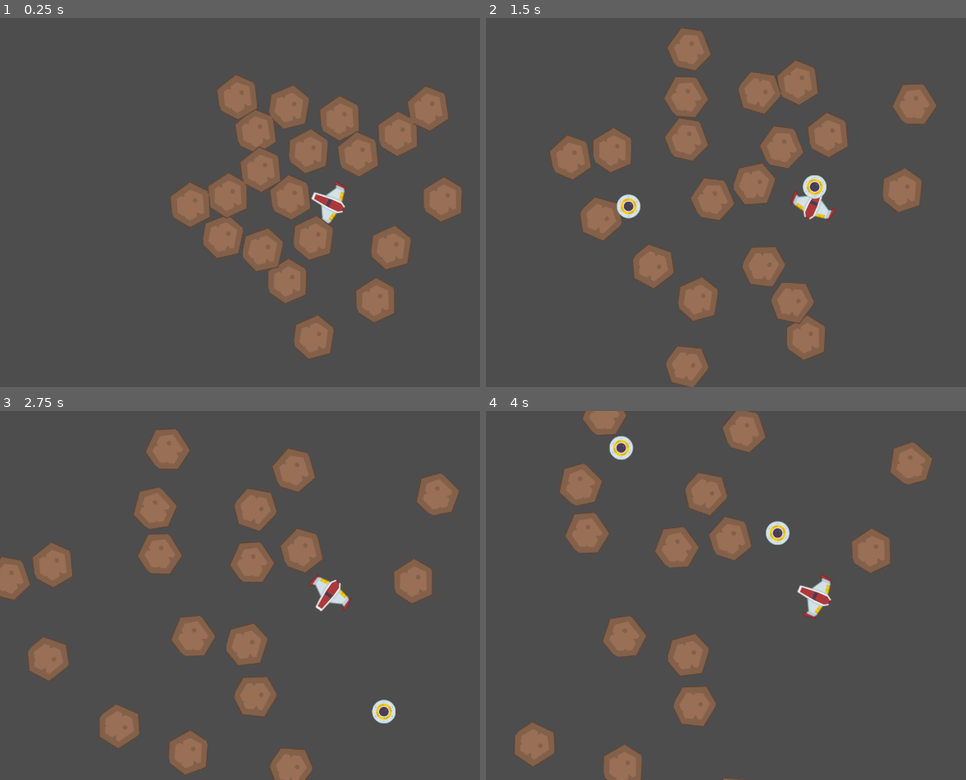
Above: before the commit, frames 1-4 (two rows, left to right).
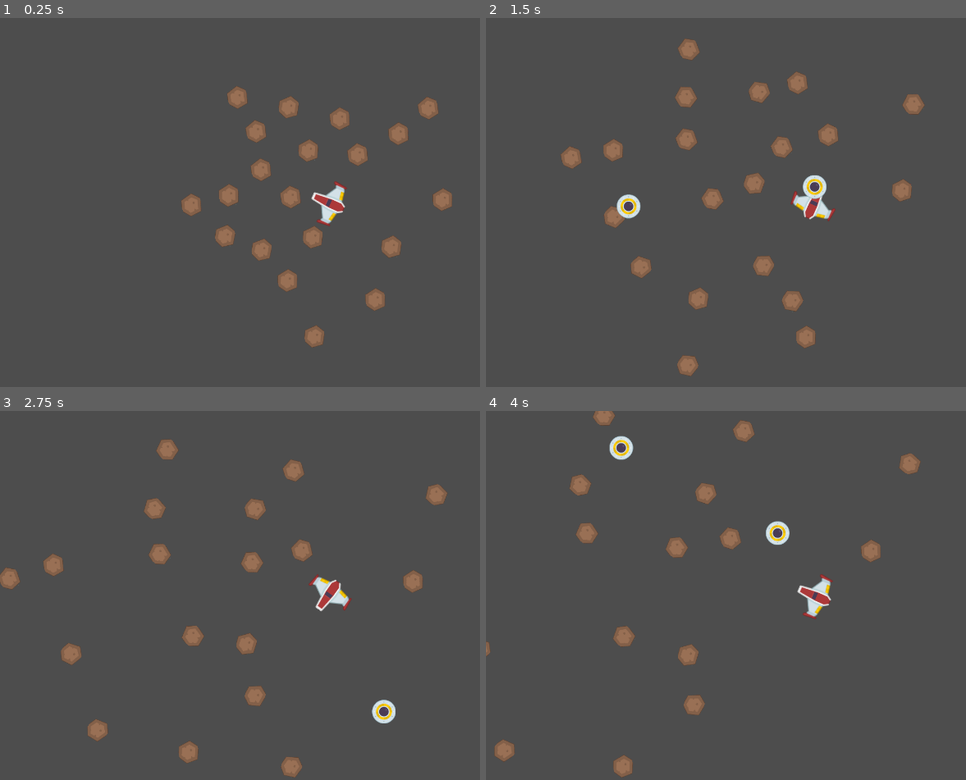
Above: after the commit, the same moments.

Repository: game-dev-besties/chicken-game
Game: Godot game, scene res://scenes/game.tscn
Same seed, same stepped clock (60 frames per second), same inputs: the game is played once before the commit and once after it.
Inputs (mouse positions are in pixels of both pictures, inside the frame that each line leads up to):
- Up to frame 1 (0.25 s): no input
- Up to frame 2 (1.5 s): move the mouse to (956, 184) at 0.52 s; click (956, 184) at 0.6 s; move the mouse to (682, 220) at 1.27 s; click (682, 220) at 1.35 s
- Up to frame 3 (2.75 s): move the mouse to (393, 514) at 2.02 s; click (393, 514) at 2.1 s
- Up to frame 4 (4 s): move the mouse to (783, 669) at 2.77 s; click (783, 669) at 2.85 s; move the mouse to (outside the picture) at 3.52 s; click (outside the picture) at 3.6 s

The runs differ from the first frame. In frame 1, 11% of the frame differs, in the area x 35-97%, y 15-93%; in frame 2, 11%, in the area x 13-94%, y 2-100%; in frame 3, 10%; in frame 4, 7.9%.

Commit message:
force scaling

Diff:
--- a/scripts/AsteroidSpawner.gd
+++ b/scripts/AsteroidSpawner.gd
@@ -27,7 +27,6 @@
 	# Instantiate a new asteroid and give it a random drift velocity/angular velocity
 	var new_asteroid = asteroid_scene.instantiate()
 	new_asteroid.initialize(Vector2(radius * cos(angle), radius * sin(angle)), Vector2(drift_velocity_x, drift_velocity_y), angular_velocity)
-
 	asteroids.add_child(new_asteroid)
 
 
@@ -40,11 +39,11 @@
 
 # Called every frame. 'delta' is the elapsed time since the previous frame.
 func _process(delta):
+	scale_asteroids()
 	if num_asteroids < desired_number_of_asteroids:
 		for i in range(desired_number_of_asteroids-num_asteroids):
 			num_asteroids += 1
 			spawn_asteroid()
-			scale_asteroids()
 
 
 
--- a/scripts/global.gd
+++ b/scripts/global.gd
@@ -10,4 +10,4 @@
 #func _process(delta):
 	#pass
 
-var scale = 10
+var scale = 2
